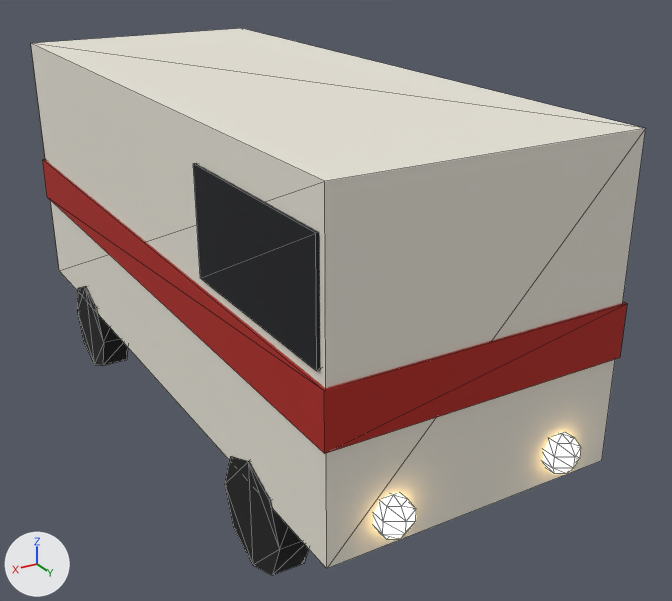
One commit to the glTF model project/models/car-ambulance.glb: the scene before it, then after it.
Both versions are drawn from a 50 mm lens placed at (2.99, 5.91, 3.83), pointed at (-0.33, 0.38, 1.06). Arrows for +X, +Y and +Z are at lower left; the lights stay in place. The first picture is the older version. Mesh edges are drawn as thin lines. Vertices at exactly the same position are counted once.

In view in the first picture: '00_#e8e4d8', '01_#b0241c_noshadow', '02_#16181c_noshadow_r320', '03_#141416_r320', '04_#ffe9b0_noshadow'.
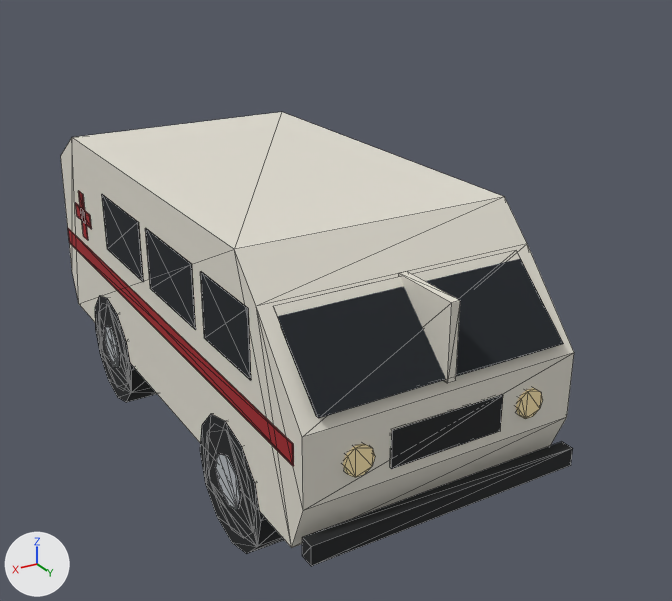
Pixel boxes [x1, y1, x2, y2] of what changed, in the pictures (672 x 601 px):
'00_#e8e4d8', deleted
    before: [31, 28, 646, 568]
'01_#e0dcd0_r320', added
    after: [60, 112, 574, 548]
'01_#b0241c_noshadow', deleted (red)
    before: [43, 160, 628, 454]
'02_#1a2026_noshadow_r320', added (black)
    after: [102, 194, 563, 418]
'00_#1e2022_noshadow_r320', added (black)
    after: [95, 296, 573, 566]
'02_#16181c_noshadow_r320', deleted (black)
    before: [193, 163, 320, 371]
'03_#141416_r320', reshaped (not visible afterwards)
    before: [77, 286, 309, 575]
'03_#a3262c_noshadow_r320', added
    after: [68, 191, 294, 466]
'04_#ffe9b0_noshadow', recoloured, surface changed, reshaped (16% shorter)
    before: [374, 433, 581, 539]
    after: [343, 388, 543, 477]
'06_#b8bcc0_noshadow_r110', added
    after: [104, 326, 241, 509]
part 1 of me_04__ffe9b0_noshadow, added (beige)
    after: [516, 388, 543, 419]
part 2 of me_04__ffe9b0_noshadow, added (beige)
    after: [343, 444, 375, 477]
part 3 of me_04__ffe9b0_noshadow, deleted (beige)
    before: [543, 433, 581, 474]
part 4 of me_04__ffe9b0_noshadow, deleted (beige)
    before: [374, 493, 416, 539]
part 5 of me_03__141416_r320, deleted (black)
    before: [225, 456, 309, 575]
part 6 of me_03__141416_r320, deleted (black)
    before: [77, 286, 128, 366]

Edits to the bpy script that builds the scene:
```text
Change mat_ffe9b0_emit__ffd890_3:
    remove mat_ffe9b0_emit__ffd890_3.emission_color = (1.0, 0.687, 0.279)  # beige #ffd890
    remove mat_ffe9b0_emit__ffd890_3.emission_strength = 3.0
Change me_03__141416_r320:
    remove me_03__141416_r320.from_pydata(...)  # 64 vertices, 112 faces; spans x -1.01..1.01, y -1.98..1.98, z 0.0..0.76
    add me_03__141416_r320.from_pydata(...)  # 96 vertices, 176 faces; spans x -0.97..0.97, y -1.48..1.58, z 0.0..0.76
    me_03__141416_r320 part 5: the loose piece of 16 vertices spanning x 0.79..1.01, y 1.22..1.98, z 0.0..0.76 is deleted
    me_03__141416_r320 part 6: the loose piece of 16 vertices spanning x 0.79..1.01, y -1.98..-1.22, z 0.0..0.76 is deleted
    other edits to the shape of me_03__141416_r320 do not show in these pictures
Change me_04__ffe9b0_noshadow:
    remove me_04__ffe9b0_noshadow.from_pydata(...)  # 52 vertices, 96 faces; spans x -0.707..0.707, y 2.396..2.644, z 0.67..0.93
    add me_04__ffe9b0_noshadow.from_pydata(...)  # 40 vertices, 72 faces; spans x -0.72..0.72, y 2.18..2.22, z 0.885..1.075
    me_04__ffe9b0_noshadow part 1: a new loose piece, a 10-sided cylinder along y spanning x -0.72..-0.52, y 2.18..2.22, z 0.885..1.075, in mat_ffe9b0_emit__ffd890_3 (beige #ffeab1)
    me_04__ffe9b0_noshadow part 2: a new loose piece, a 10-sided cylinder along y spanning x 0.52..0.72, y 2.18..2.22, z 0.885..1.075, in mat_ffe9b0_emit__ffd890_3 (beige #ffeab1)
    me_04__ffe9b0_noshadow part 3: the loose piece of 26 vertices spanning x -0.707..-0.493, y 2.396..2.644, z 0.67..0.93 is deleted
    me_04__ffe9b0_noshadow part 4: the loose piece of 26 vertices spanning x 0.493..0.707, y 2.396..2.644, z 0.67..0.93 is deleted
Remove ob_00__e8e4d8:
    ob_00__e8e4d8 = bpy.data.objects.new('00_#e8e4d8', me_00__e8e4d8)
Remove ob_01__b0241c_noshadow:
    ob_01__b0241c_noshadow = bpy.data.objects.new('01_#b0241c_noshadow', me_01__b0241c_noshadow)
Remove ob_02__16181c_noshadow_r320:
    ob_02__16181c_noshadow_r320 = bpy.data.objects.new('02_#16181c_noshadow_r320', me_02__16181c_noshadow_r320)
Add ob_06__b8bcc0_noshadow_r110:
    ob_06__b8bcc0_noshadow_r110 = bpy.data.objects.new('06_#b8bcc0_noshadow_r110', me_06__b8bcc0)  # 64 vertices, 112 faces; spans x -0.98..0.98, y -1.29..1.39, z 0.19..0.57; in mat_b8bcc0_metal_0_6_rough_0_35 (light grey #b9bdc1)
    ob_06__b8bcc0_noshadow_r110.location = (0.0, 0.0, 0.0)
Add ob_03__a3262c_noshadow_r320:
    ob_03__a3262c_noshadow_r320 = bpy.data.objects.new('03_#a3262c_noshadow_r320', me_03__a3262c)  # 64 vertices, 96 faces; spans x -0.98..0.98, y -2.16..2.1, z 0.8..1.61; in mat_a3262c (red #a52128)
    ob_03__a3262c_noshadow_r320.location = (0.0, 0.0, 0.0)
Add ob_02__1a2026_noshadow_r320:
    ob_02__1a2026_noshadow_r320 = bpy.data.objects.new('02_#1a2026_noshadow_r320', me_02__1a2026)  # 56 vertices, 84 faces; spans x -0.98..0.98, y -0.95..2.2, z 1.3..1.78; in mat_1a2026_rough_0_2 (black #131a21)
    ob_02__1a2026_noshadow_r320.location = (0.0, 0.0, 0.0)
Add ob_01__e0dcd0_r320:
    ob_01__e0dcd0_r320 = bpy.data.objects.new('01_#e0dcd0_r320', me_01__e0dcd0)  # 26 vertices, 44 faces; spans x -0.97..0.97, y -2.15..2.21, z 0.42..2.05; in mat_e0dcd0 (light grey #e1ddd1)
    ob_01__e0dcd0_r320.location = (0.0, 0.0, 0.0)
Add ob_00__1e2022_noshadow_r320:
    ob_00__1e2022_noshadow_r320 = bpy.data.objects.new('00_#1e2022_noshadow_r320', me_00__1e2022)  # a 12-sided cylinder along x spanning x -0.97..-0.67, y 0.74..1.66, z -0.1..0.82; a 12-sided cylinder along x spanning x 0.67..0.97, y 0.74..1.66, z -0.1..0.82; a 12-sided cylinder along x spanning x -0.97..-0.67, y -1.56..-0.64, z -0.1..0.82; a 12-sided cylinder along x spanning x 0.67..0.97, y -1.56..-0.64, z -0.1..0.82; a box spanning x -0.97..0.97, y 2.18..2.28, z 0.45..0.58; a box spanning x -0.4..0.4, y 2.19..2.21, z 0.85..1.1; in mat_1e2022 (black #181a1c)
    ob_00__1e2022_noshadow_r320.location = (0.0, 0.0, 0.0)
```
